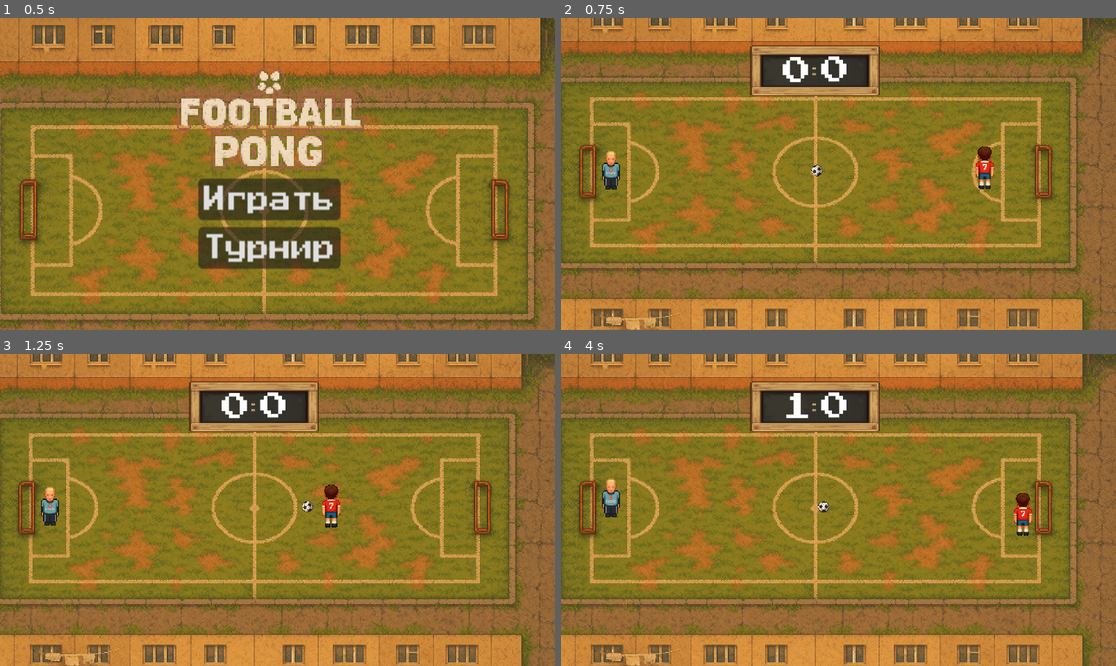
Above: before the commit, frames 1-4 (two rows, left to right).
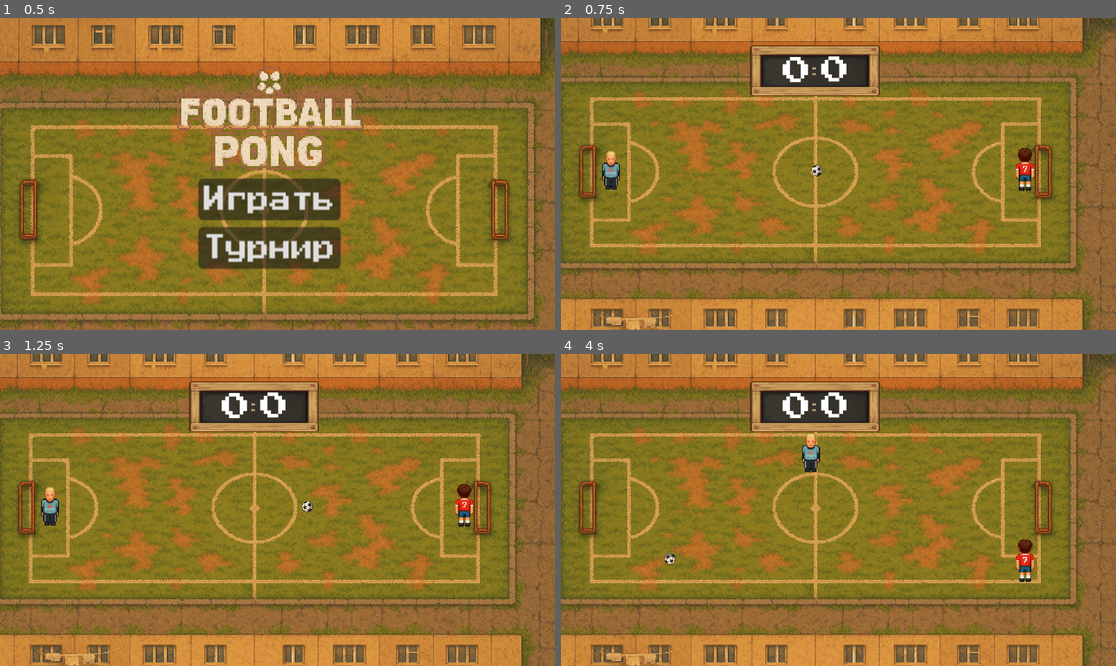
Above: after the commit, the same moments.

Repository: supervi5w4/footballpong
Game: Godot game, scene res://scenes/menu.tscn
The game is run twice, just before and just after one commit, with the same random seed, the same clock (stepped at 60 frames per second) and the same inputs.
Inputs:
- Up to frame 1 (0.5 s): no input
- Up to frame 2 (0.75 s): click "Играть" at 0.5 s
- Up to frame 3 (1.25 s): no input
- Up to frame 4 (4 s): hold Right (ui_right) 1.28-2.03 s; hold Down (ui_down) 2.03-2.78 s; hold Right (ui_right) 2.78-3.53 s; hold Up (ui_up) from 3.53 s (still down)

Frame 1 is identical in both runs. In frame 2, 0.7% of the frame differs, in the area x 74-86%, y 41-56%; in frame 3, 0.7%; in frame 4, 1.7%, in the area x 7-86%, y 12-74%.

Commit message:
Add files via upload

Diff:
--- a/scenes/ai_paddle.gd
+++ b/scenes/ai_paddle.gd
@@ -1,28 +1,31 @@
 # ------------------------------------------------------------
-#  AiPaddle.gd – advanced bot for Football Pong
-#  Godot 4.4.1 | GDScript 2.0
-#  v2.5 – completed file (fixed truncation, balanced indents, missing funcs)
+# AiPaddle.gd — Advanced AI for Football Pong
+# Godot 4.4.1 | GDScript 2.0 | v2.5 FINAL
 # ------------------------------------------------------------
 extends CharacterBody2D
 class_name AiPaddle
 
-# ----------------- Tunables & Consts -----------------
+# ---------------- Tunables & Constants ----------------
 @export var skill: float = 0.85
 @export_enum("aggressive", "balanced", "defensive")
 var behaviour_style: String = "balanced"
 
-@export var ball_path:   NodePath
+@export var ball_path: NodePath
 @export var player_path: NodePath
 @export var defends_right_side: bool = true
 
-@export var goal_left:  Vector2 = Vector2(0, 540)
+@export var max_bounces: int = 3
+@export var wall_bounce_damp: float = 0.9
+@export var paddle_bounce_damp: float = 0.8
+
+@export var goal_left: Vector2 = Vector2(0, 540)
 @export var goal_right: Vector2 = Vector2(1920, 540)
 
-const FIELD_SIZE:  Vector2i  = Vector2i(1920, 1080)
-const HALF_FIELD_X: int      = FIELD_SIZE.x / 2
-const BASE_SPEED:   float    = 850.0
-const REACTION_BASE: float   = 0.12
-const ATTACK_OFFSET: float   = 80.0
+const FIELD_SIZE: Vector2i = Vector2i(1920, 1080)
+const HALF_FIELD_X: int = FIELD_SIZE.x / 2
+const BASE_SPEED: float = 850.0
+const REACTION_BASE: float = 0.12
+const ATTACK_OFFSET: float = 80.0
 const ERROR_BASE_RADIUS: float = 24.0
 const FIRST_HIT_DEVIATION_Y: float = 260.0
 const ADVANCE_LIMIT_PROPORTION: float = 0.47
@@ -35,11 +38,11 @@
 
 const Utils: Script = preload("res://scripts/utils.gd")
 
-enum State { DEFEND, INTERCEPT, SECOND_BOUNCE, BLOCK_PLAYER, ATTACK, FAKE, DODGE }
+enum State { DEFEND, INTERCEPT, BLOCK_PLAYER, ATTACK, FAKE, DODGE }
 var _state: State = State.DEFEND
 
-# ----------------- Runtime Vars -----------------
-var _ball:   RigidBody2D
+# ---------------- Runtime Variables ----------------
+var _ball: RigidBody2D
 var _player: CharacterBody2D
 var _target_pos: Vector2 = Vector2.ZERO
 var _time_to_next_think: float = 0.0
@@ -71,7 +74,6 @@
 		_think()
 		_schedule_next_think()
 	_move()
-
 	_handle_ball_collisions()
 	_check_first_hit_reset()
 
@@ -84,13 +86,11 @@
 				(col.get_collider() as RigidBody2D).linear_velocity,
 				col.get_normal(),
 				velocity, 1.07)
-
 			var ball: RigidBody2D = col.get_collider() as RigidBody2D
 			if _is_first_hit:
 				var sign_dir: float = sign(ball.global_position.y - _player.global_position.y)
 				info["vel"].y += sign_dir * FIRST_HIT_DEVIATION_Y
 				_is_first_hit = false
-
 			ball.linear_velocity  = info["vel"]
 			ball.angular_velocity = info["spin"]
 
@@ -106,60 +106,56 @@
 	var ball_pos: Vector2 = _ball.global_position
 	var player_pos: Vector2 = _player.global_position
 	var ball_dir: Vector2 = _ball.linear_velocity.normalized()
-
-	# --- quick risk checks ---
 	var ball_behind: bool = _is_ball_behind()
-	var heading_to_goal: bool = (defends_right_side and _ball.linear_velocity.x > 0.0) or \
-								(not defends_right_side and _ball.linear_velocity.x < 0.0)
+	var heading_to_goal: bool = (defends_right_side and _ball.linear_velocity.x > 0.0) or (not defends_right_side and _ball.linear_velocity.x < 0.0)
 
 	if ball_behind and heading_to_goal:
 		_state = State.DODGE
+		_target_pos = _dodge_pos(ball_pos)
 	else:
-		# FSM decisions
 		var toward_player: Vector2 = (player_pos - ball_pos).normalized()
-		var toward_me:     Vector2 = (global_position - ball_pos).normalized()
+		var toward_me: Vector2 = (global_position - ball_pos).normalized()
 		var b_to_player: bool = ball_dir.dot(toward_player) > 0.7
-		var b_to_me:     bool = ball_dir.dot(toward_me)     > 0.7
-
-		match _state:
-			State.DEFEND:
-				_state = State.INTERCEPT if b_to_me else State.BLOCK_PLAYER if b_to_player and randf() < 0.5 else State.ATTACK
-			State.INTERCEPT:
-				_state = State.FAKE if randf() < 0.25 else State.SECOND_BOUNCE if not b_to_me else _state
-			State.SECOND_BOUNCE:
-				_state = State.INTERCEPT if b_to_me else State.ATTACK if not b_to_player else _state
-			State.BLOCK_PLAYER:
-				if not b_to_player:
-					_state = State.ATTACK
-			State.FAKE:
-				if _fake_timer <= 0.0:
-					_state = State.INTERCEPT
-			State.ATTACK:
-				if b_to_me:
-					_state = State.INTERCEPT
-				elif b_to_player:
-					_state = State.BLOCK_PLAYER
-			State.DODGE:
-				if not ball_behind:
-					_state = State.DEFEND
-
-	# --- choose target ---
-	match _state:
-		State.DEFEND:
-			_target_pos = _goal_pos(ball_pos)
-		State.INTERCEPT:
-			_target_pos = _predict_intercept() if _is_on_my_side(ball_pos) else ball_pos
-		State.SECOND_BOUNCE:
-			_target_pos = _predict_second_bounce()
-		State.BLOCK_PLAYER:
-			_target_pos = _block_pos(player_pos)
-		State.FAKE:
-			_target_pos = ball_pos + Vector2(randf_range(-150.0,150.0), randf_range(-100.0,100.0))
-			_fake_timer = 0.25
-		State.ATTACK:
-			_target_pos = _attack_pos(ball_pos)
-		State.DODGE:
-			_target_pos = _dodge_pos(ball_pos)
+		var b_to_me: bool = ball_dir.dot(toward_me) > 0.7
+
+		if not _is_on_my_side(ball_pos) or not b_to_me:
+			_state = State.INTERCEPT
+			_target_pos = _predict_multi_bounce(ball_pos, _ball.linear_velocity, max_bounces)
+		else:
+			match _state:
+				State.DEFEND:
+					_state = State.INTERCEPT if b_to_me else State.BLOCK_PLAYER if b_to_player and randf() < 0.5 else State.ATTACK
+				State.INTERCEPT:
+					_state = State.FAKE if randf() < 0.25 else _state
+				State.BLOCK_PLAYER:
+					if not b_to_player:
+						_state = State.ATTACK
+				State.FAKE:
+					if _fake_timer <= 0.0:
+						_state = State.INTERCEPT
+				State.ATTACK:
+					if b_to_me:
+						_state = State.INTERCEPT
+					elif b_to_player:
+						_state = State.BLOCK_PLAYER
+				State.DODGE:
+					if not ball_behind:
+						_state = State.DEFEND
+
+			match _state:
+				State.DEFEND:
+					_target_pos = _goal_pos(ball_pos)
+				State.INTERCEPT:
+					_target_pos = _predict_intercept()
+				State.BLOCK_PLAYER:
+					_target_pos = _block_pos(player_pos)
+				State.FAKE:
+					_target_pos = ball_pos + Vector2(randf_range(-150.0,150.0), randf_range(-100.0,100.0))
+					_fake_timer = 0.25
+				State.ATTACK:
+					_target_pos = _attack_pos(ball_pos)
+				State.DODGE:
+					_target_pos = _dodge_pos(ball_pos)
 
 	_add_error(style)
 	_clamp_advancement()
@@ -186,6 +182,49 @@
 	var first_hit: Vector2 = from + vel * dist
 	var after_bounce: Vector2 = Vector2(-vel.x, vel.y)
 	return first_hit + after_bounce * dist * 0.3
+
+func _predict_multi_bounce(ball_pos: Vector2, velocity: Vector2, max_bounces: int) -> Vector2:
+	var pos: Vector2 = ball_pos
+	var vel: Vector2 = velocity
+	var top: float = 0.0
+	var bottom: float = float(FIELD_SIZE.y)
+	var target_x: float = global_position.x
+	var player_x: float = _player.global_position.x
+	var b: int = 0
+	while b < max_bounces:
+		var toward_me: bool = (defends_right_side and vel.x > 0.0) or (not defends_right_side and vel.x < 0.0)
+		if toward_me:
+			var t_to_me: float = (target_x - pos.x) / vel.x
+			if t_to_me >= 0.0:
+				pos += vel * t_to_me
+				return Vector2(target_x, clamp(pos.y, 80.0, bottom - 80.0))
+		var t_top: float = INF
+		var t_bottom: float = INF
+		if vel.y < 0.0:
+			t_top = (top - pos.y) / vel.y
+		elif vel.y > 0.0:
+			t_bottom = (bottom - pos.y) / vel.y
+		var t_wall: float = min(t_top, t_bottom)
+		var toward_player: bool = (defends_right_side and vel.x < 0.0) or (not defends_right_side and vel.x > 0.0)
+		var t_player: float = INF
+		if toward_player:
+			t_player = (player_x - pos.x) / vel.x
+			if t_player < 0.0:
+				t_player = INF
+		var t_next: float = min(t_wall, t_player)
+		if t_next == INF:
+			break
+		pos += vel * t_next
+		if t_next == t_wall:
+			vel.y = -vel.y * wall_bounce_damp
+		else:
+			vel.x = -vel.x * paddle_bounce_damp
+		b += 1
+	if is_zero_approx(vel.x):
+		return Vector2(target_x, clamp(pos.y, 80.0, bottom - 80.0))
+	var t_final: float = (target_x - pos.x) / vel.x
+	pos += vel * t_final
+	return Vector2(target_x, clamp(pos.y, 80.0, bottom - 80.0))
 
 # ---------- Prediction / Dodge helpers ----------
 func _is_on_my_side(pos: Vector2) -> bool:
--- a/scenes/tournament_game.gd
+++ b/scenes/tournament_game.gd
@@ -1,13 +1,13 @@
 # ------------------------------------------------------------
 # tournament_game.gd — Проведение матча в турнире
-# Запускает 2 тайма, управляет счётом и результатами
-# Использует Score (синглтон) и сцену Game
+# Динамически настраивает ИИ по силе соперника
+# Управляет двумя таймами и результатами
 # ------------------------------------------------------------
 
 extends Node
 
-@export var half_duration: float = 15.0                # Длительность тайма
-@export var pause_between_halves: float = 3.0          # Пауза между таймами
+@export var half_duration: float = 15.0                # Длительность тайма (сек)
+@export var pause_between_halves: float = 3.0          # Пауза между таймами (сек)
 
 @onready var game_node: Node2D = get_parent() as Node2D
 @onready var message_label: Label = game_node.get_node("UI/MessageLabel") as Label
@@ -15,11 +15,11 @@
 var current_half: int = 0
 
 func _ready() -> void:
-	# --- Сброс счёта перед началом матча ---
+	# --- Сброс счёта ---
 	Score.left = 0
 	Score.right = 0
 
-	# --- Определяем, играет ли игрок дома (слева) ---
+	# --- Инициализация силы соперника ---
 	var idx: int = Score.current_match
 	var s: float = 0.8
 	if idx >= 0 and idx < Score.matches.size():
@@ -37,6 +37,7 @@
 		Score.player_is_home = true  # по умолчанию
 		s = clamp(s, 0.6, 0.99)
 
+	# --- Настройка ИИ ---
 	var ai = game_node.get_node("AiPaddle") as AiPaddle
 	ai.skill = s
 	if s > 0.9:
@@ -53,13 +54,11 @@
 	current_half += 1
 	message_label.visible = false
 	game_node.call("reset_round")
-
 	await get_tree().create_timer(half_duration).timeout
 	_on_half_finished()
 
 func _on_half_finished() -> void:
 	if current_half == 1:
-		# --- Показать сообщение о перерыве ---
 		message_label.text = "Второй тайм через %d сек" % int(pause_between_halves)
 		message_label.visible = true
 		await get_tree().create_timer(pause_between_halves).timeout
@@ -76,14 +75,11 @@
 		var away: String = String(m["away"])
 		var player_is_home: bool = Score.player_is_home
 
-		# --- Счёт игрока (лево) и соперника (право) ---
 		var goals_player: int = Score.left
 		var goals_opponent: int = Score.right
 
-		# --- Преобразуем счёт в формат "хозяева : гости" ---
 		var goals_home: int
 		var goals_away: int
-
 		if player_is_home:
 			goals_home = goals_player
 			goals_away = goals_opponent
@@ -98,7 +94,6 @@
 		# --- Обновляем статистику команд ---
 		var ht: Dictionary = Score.get_team_dict(home)
 		var at: Dictionary = Score.get_team_dict(away)
-
 		ht["goals_for"]     += goals_home
 		ht["goals_against"] += goals_away
 		at["goals_for"]     += goals_away
@@ -112,6 +107,10 @@
 			ht["points"] += 1
 			at["points"] += 1
 
-	# --- Завершение: симулируем ботов и возвращаемся к календарю ---
+	# --- Финализация: выход в меню или следующий турнирный матч ---
+	if Score.rounds.is_empty():
+		get_tree().change_scene_to_file("res://scenes/menu.tscn")
+		return
+
 	Score.simulate_bot_matches()
 	get_tree().change_scene_to_file("res://scenes/tournament_calendar.tscn")
